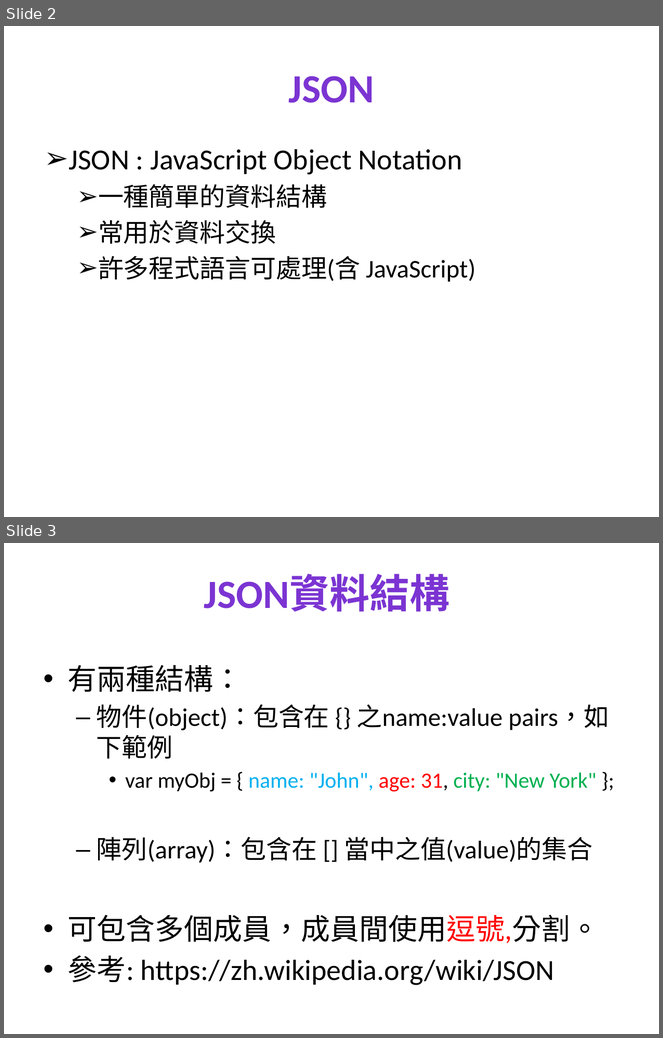
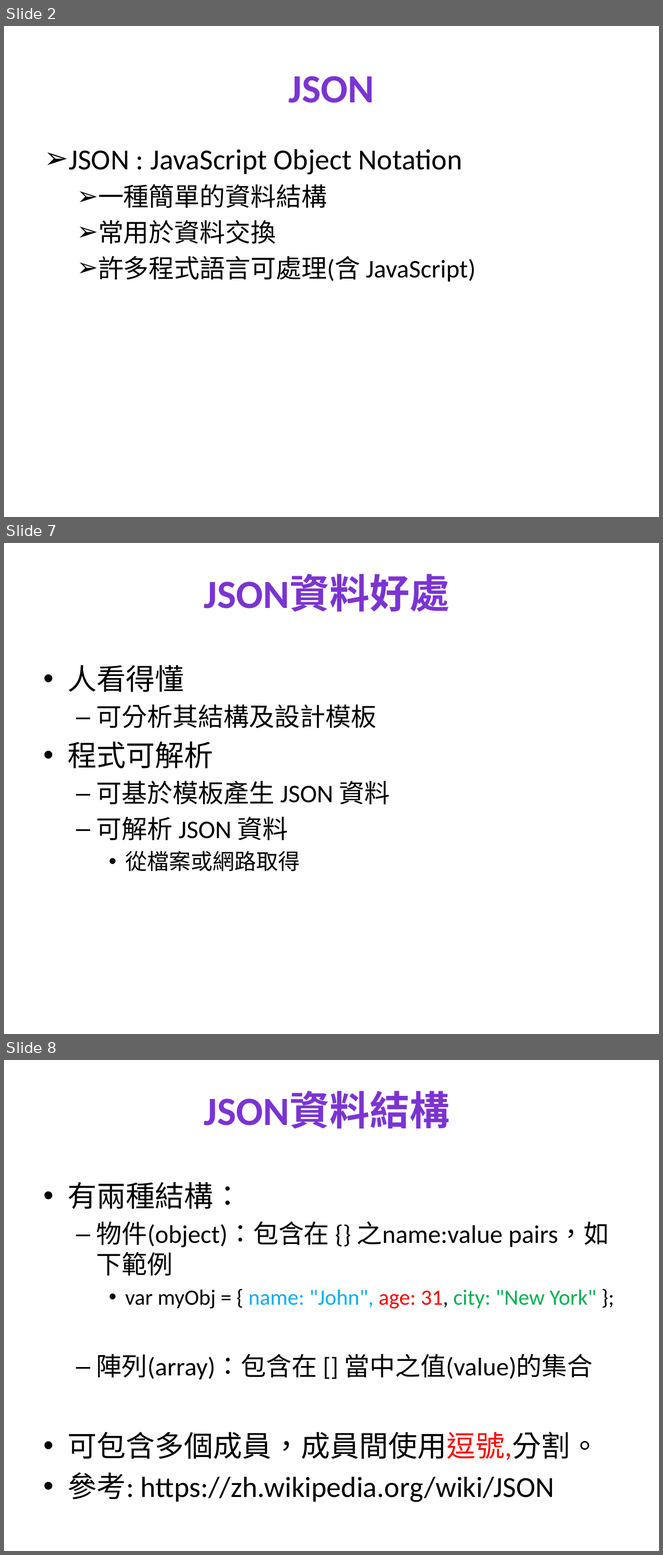
Before and after one commit to vol6781/FHIRclinicalReport, a slide deck: JSON/JSON.pptx. Shown one above the other, each under a label of ours: slides 2 and 3 before the commit, slides 2, 7 and 8 after it; the slides between them are not shown. The pictures are 663x1038 and 663x1555 pixels, drawn with LibreOffice and Linux fonts; fonts in the diff are those of the drawing. Boxes give left, top, right and bottom in pixels: in the first picture for what was removed or moved away, otherwise in the second. Text is boxed around its words. In the diff, an @@ line names an element or a change of style, - is before the commit and + after.

```diff
--- a/JSON/JSON.pptx
+++ b/JSON/JSON.pptx
@@ slide 7 added at box(4, 543, 659, 1034), background #FFFFFF @@
@@ text added at box(204, 575, 450, 612), 44 pt, text gradient #3D1B67 to #7B34D2 to #7330C4, bold @@
+JSON資料好處
@@ text added at box(68, 665, 390, 872), 28 pt, text #000000 @@
+• 人看得懂
+  – 可分析其結構及設計模板
+• 程式可解析
+  – 可基於模板產生 JSON 資料
+  – 可解析 JSON 資料
+    • 從檔案或網路取得
@@ what was slide 3 is now slide 8 @@
```
Also in this commit, not shown: 4 other slides added, 3 other files.
